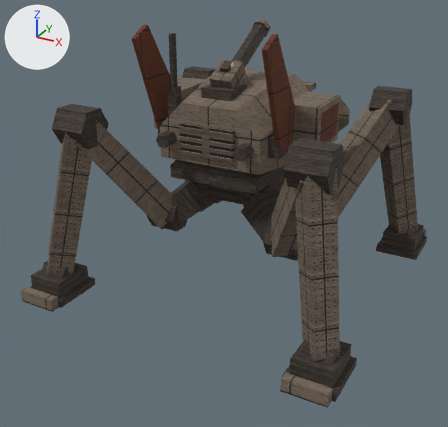
The glTF model art/models/funnel_web.glb, before and after one commit.
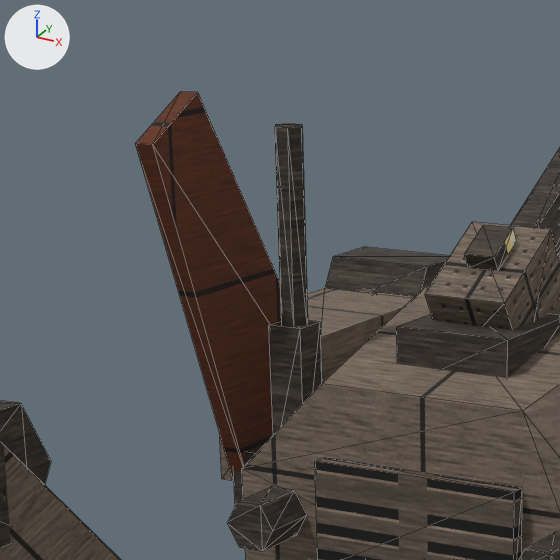
Each version appears first whole from a camera (50 mm lens) standing at (89.4, -176.7, 107.8) and looking at (-2.1, -10.3, 24.6), and next in a close-up on the part from 21% to 55% of the width and 0% to 35% of the height. Lighting does not change. The marker at upper left points along +X, +Y and +Z. The older version's two pictures come first. The close-ups show mesh edges as thin lines. Where no turn or scale is listed for an object, it has been applied to the vertices. Vertices at exactly the same position are counted once.

In view in the first close-up: 'antenna', 'antenna_base', 'exhaust_grille', 'exhaust_stub', 'fin', 'knee', 'knee.002', 'pod', 'receiver.002', 'thigh.002', 'top_mount', 'upper_hull' and 6 more.
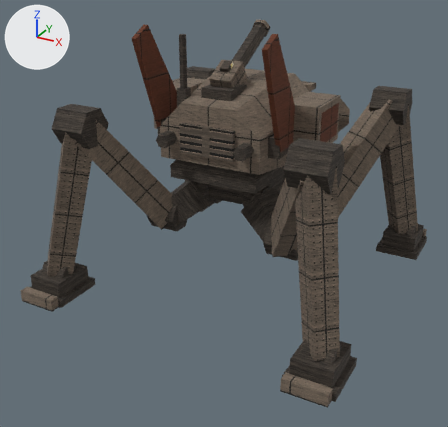
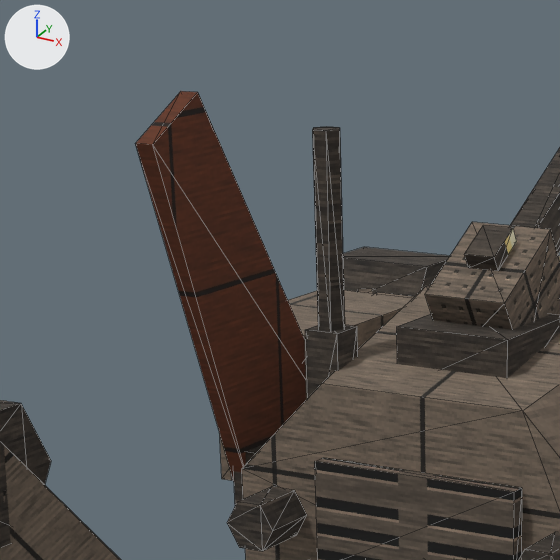
What the commit changed:
me_antenna is used by ob_antenna; location (0.0, 0.0, 0.0).
me_antenna had 12 vertices, 20 faces and spanned x -15.2..-12.8, y -21.0..-19.0, z 67.0..83.0.
me_antenna now has 12 vertices, 20 faces and spans x -11.7..-9.3, y -21.0..-19.0, z 67.0..83.0.
me_antenna part 1: the whole mesh is moved by (3.5, 0.0, 0.0).
me_antenna_base is used by ob_antenna_base; location (0.0, 0.0, 0.0).
me_antenna_base had 8 vertices, 12 faces and spanned x -15.5..-12.5, y -21.5..-18.5, z 56.0..67.5.
me_antenna_base now has 8 vertices, 12 faces and spans x -12.0..-9.0, y -21.5..-18.5, z 56.0..67.5.
me_antenna_base part 2: the whole mesh is moved by (3.5, 0.0, 0.0).

Changed parts and their boxes [x1, y1, x2, y2] in the close-ups (560 x 560 px):
'antenna', moved: before [275, 124, 308, 327]; after [312, 127, 345, 331]
'antenna_base', moved: before [269, 320, 322, 435]; after [306, 325, 358, 398]
